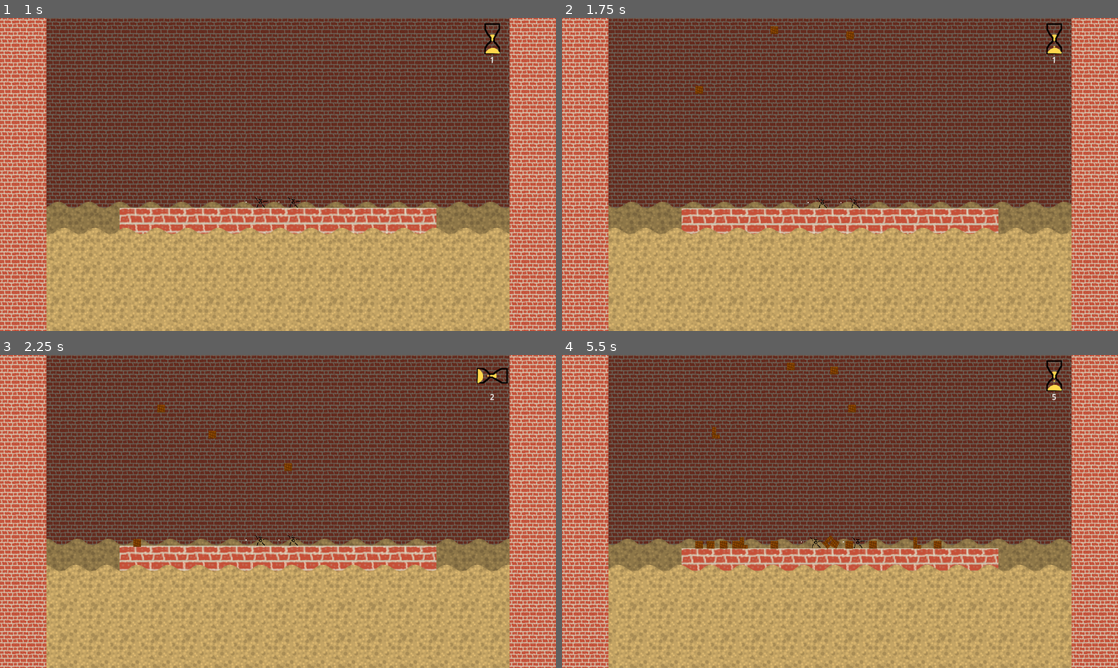
Above: before the commit, frames 1-4 (two rows, left to right).
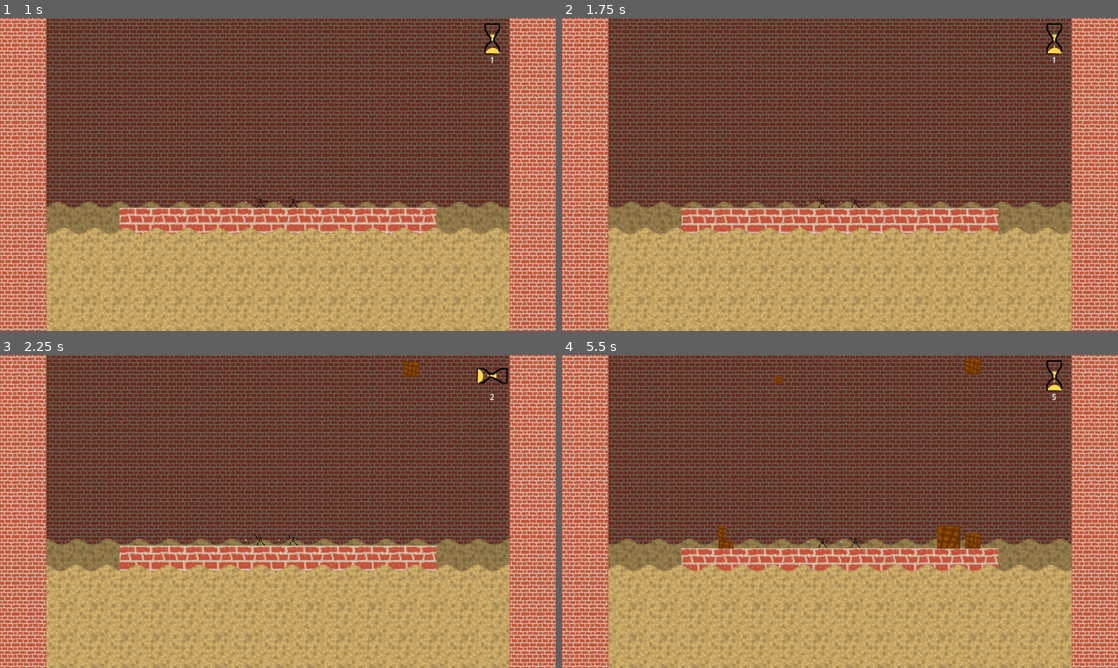
Above: after the commit, the same moments.

Repository: atomazu/quicksand
Game: Godot game, scene res://scenes/stage.tscn
Same seed, same stepped clock (60 frames per second), same inputs: the game is played once before the commit and once after it.
Inputs:
- Up to frame 1 (1 s): no input
- Up to frame 2 (1.75 s): no input
- Up to frame 3 (2.25 s): no input
- Up to frame 4 (5.5 s): no input

Frame 1 is identical in both runs. In frame 2, 0.1% of the frame differs, in the area x 24-53%, y 2-25%; in frame 3, 0.3%; in frame 4, 1.3%, in the area x 24-76%, y 1-62%.

Commit message:
added variable box sizes

Diff:
--- a/entities/box.tscn
+++ b/entities/box.tscn
@@ -14,5 +14,4 @@
 
 [node name="Sprite2D" type="Sprite2D" parent="RigidBody2D" unique_id=915361800]
 texture_filter = 1
-position = Vector2(8, 8)
 texture = ExtResource("1_c475x")
--- a/entities/box_L.tscn
+++ b/entities/box_L.tscn
@@ -7,9 +7,8 @@
 [node name="RigidBody2D" type="RigidBody2D" parent="." unique_id=15681418]
 
 [node name="CollisionShape2D" type="CollisionPolygon2D" parent="RigidBody2D" unique_id=9147987]
-polygon = PackedVector2Array(0, -8, -8, -8, -8, 16, 8, 16, 8, 8, 0, 8)
+polygon = PackedVector2Array(0, -12, -8, -12, -8, 12, 8, 12, 8, 4, 0, 4)
 
 [node name="Sprite2D" type="Sprite2D" parent="RigidBody2D" unique_id=915361800]
 texture_filter = 1
-position = Vector2(8, 8)
 texture = ExtResource("1_ykby6")
--- a/entities/box_line.tscn
+++ b/entities/box_line.tscn
@@ -10,10 +10,8 @@
 [node name="RigidBody2D" type="RigidBody2D" parent="." unique_id=15681418]
 
 [node name="CollisionShape2D" type="CollisionShape2D" parent="RigidBody2D" unique_id=1958041270]
-position = Vector2(-4, 8)
 shape = SubResource("RectangleShape2D_far1q")
 
 [node name="Sprite2D" type="Sprite2D" parent="RigidBody2D" unique_id=915361800]
 texture_filter = 1
-position = Vector2(8, 8)
 texture = ExtResource("1_7gk1c")
--- a/entities/box_s.tscn
+++ b/entities/box_s.tscn
@@ -7,9 +7,8 @@
 [node name="RigidBody2D" type="RigidBody2D" parent="." unique_id=15681418]
 
 [node name="CollisionShape2D" type="CollisionPolygon2D" parent="RigidBody2D" unique_id=9147987]
-polygon = PackedVector2Array(0, -8, -8, -8, -8, 8, 0, 8, 0, 16, 8, 16, 8, 0, 0, 0)
+polygon = PackedVector2Array(0, -12, -8, -12, -8, 4, 0, 4, 0, 12, 8, 12, 8, -4, 0, -4)
 
 [node name="Sprite2D" type="Sprite2D" parent="RigidBody2D" unique_id=915361800]
 texture_filter = 1
-position = Vector2(8, 8)
 texture = ExtResource("1_gc7hg")
--- a/entities/box_t.tscn
+++ b/entities/box_t.tscn
@@ -7,9 +7,8 @@
 [node name="RigidBody2D" type="RigidBody2D" parent="." unique_id=15681418]
 
 [node name="CollisionShape2D" type="CollisionPolygon2D" parent="RigidBody2D" unique_id=9147987]
-polygon = PackedVector2Array(16, -8, -8, -8, -8, 0, 0, 0, 0, 8, 8, 8, 8, 0, 16, 0)
+polygon = PackedVector2Array(12, -8, -12, -8, -12, 0, -4, 0, -4, 8, 4, 8, 4, 0, 12, 0)
 
 [node name="Sprite2D" type="Sprite2D" parent="RigidBody2D" unique_id=915361800]
 texture_filter = 1
-position = Vector2(8, 8)
 texture = ExtResource("1_djbsm")
--- a/entities/initial.tres
+++ b/entities/initial.tres
@@ -4,8 +4,26 @@
 [ext_resource type="Script" uid="uid://byitkepd2p7vr" path="res://scenes/entities.gd" id="2_efjuc"]
 [ext_resource type="Resource" uid="uid://dbq7l7q1tvt5i" path="res://entities/box.tres" id="2_nvm30"]
 [ext_resource type="Resource" uid="uid://b3pqw61jgf6f8" path="res://entities/box_L.tres" id="3_8xc7m"]
+[ext_resource type="PackedScene" uid="uid://bj5jfielxvkwx" path="res://entities/box_line.tscn" id="4_x63m5"]
+[ext_resource type="PackedScene" uid="uid://diydkg1lyb6s1" path="res://entities/box_s.tscn" id="5_fg5ui"]
+[ext_resource type="PackedScene" uid="uid://djs6bq6bc0fj5" path="res://entities/box_t.tscn" id="6_h1q83"]
+
+[sub_resource type="Resource" id="Resource_c475x"]
+script = ExtResource("1_dsxvx")
+scene = ExtResource("4_x63m5")
+metadata/_custom_type_script = "uid://1nw2i0ardlwb"
+
+[sub_resource type="Resource" id="Resource_ls4fa"]
+script = ExtResource("1_dsxvx")
+scene = ExtResource("5_fg5ui")
+metadata/_custom_type_script = "uid://1nw2i0ardlwb"
+
+[sub_resource type="Resource" id="Resource_ayagq"]
+script = ExtResource("1_dsxvx")
+scene = ExtResource("6_h1q83")
+metadata/_custom_type_script = "uid://1nw2i0ardlwb"
 
 [resource]
 script = ExtResource("2_efjuc")
-entities = Array[ExtResource("1_dsxvx")]([ExtResource("2_nvm30"), ExtResource("3_8xc7m")])
+entities = Array[ExtResource("1_dsxvx")]([ExtResource("2_nvm30"), ExtResource("3_8xc7m"), SubResource("Resource_c475x"), SubResource("Resource_ls4fa"), SubResource("Resource_ayagq")])
 metadata/_custom_type_script = "uid://byitkepd2p7vr"
--- a/scenes/spawner.gd
+++ b/scenes/spawner.gd
@@ -6,14 +6,17 @@
 @export var entity_list: EntityList
 
 func _ready() -> void:
-	for i in range(25):
+	for i in range(10):
 		await get_tree().create_timer(0.1).timeout
 		start()
 
 func start() -> void:
 	for entity in entity_list.entities:
 		# TODO play with optimal randomized spawn timer
-		await get_tree().create_timer(randi_range(1, 6)).timeout
+		await get_tree().create_timer(randi_range(1, 10)).timeout
 		var instance: Node2D = entity.scene.instantiate()
+		var size = Vector2.ONE*randi_range(1, 3)
+		instance.get_child(0).get_child(0).scale = size
+		instance.get_child(0).get_child(1).scale = size
 		spawn_container.add_child.call_deferred(instance)
 		instance.global_position = Vector2(randf_range(-spawn_width, spawn_width), spawn_height)
Binary file changed: assets/box.png
Binary file changed: assets/box_L.png
Binary file changed: assets/box_line.png
Binary file changed: assets/box_s.png
Binary file changed: assets/box_t.png
